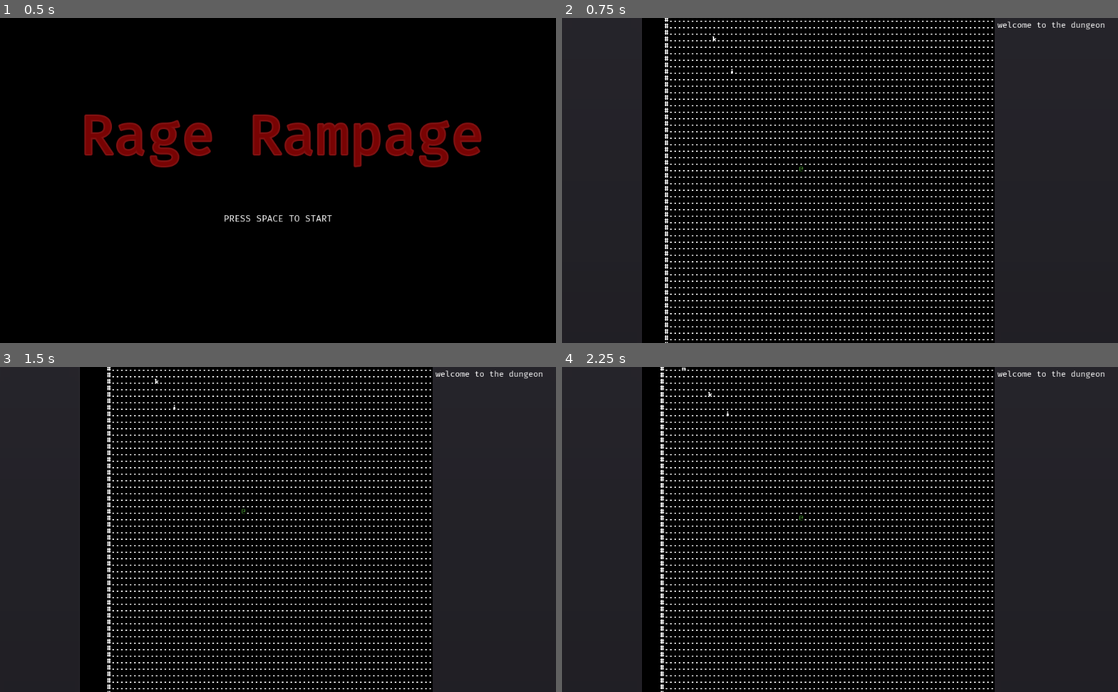
Above: before the commit, frames 1-4 (two rows, left to right).
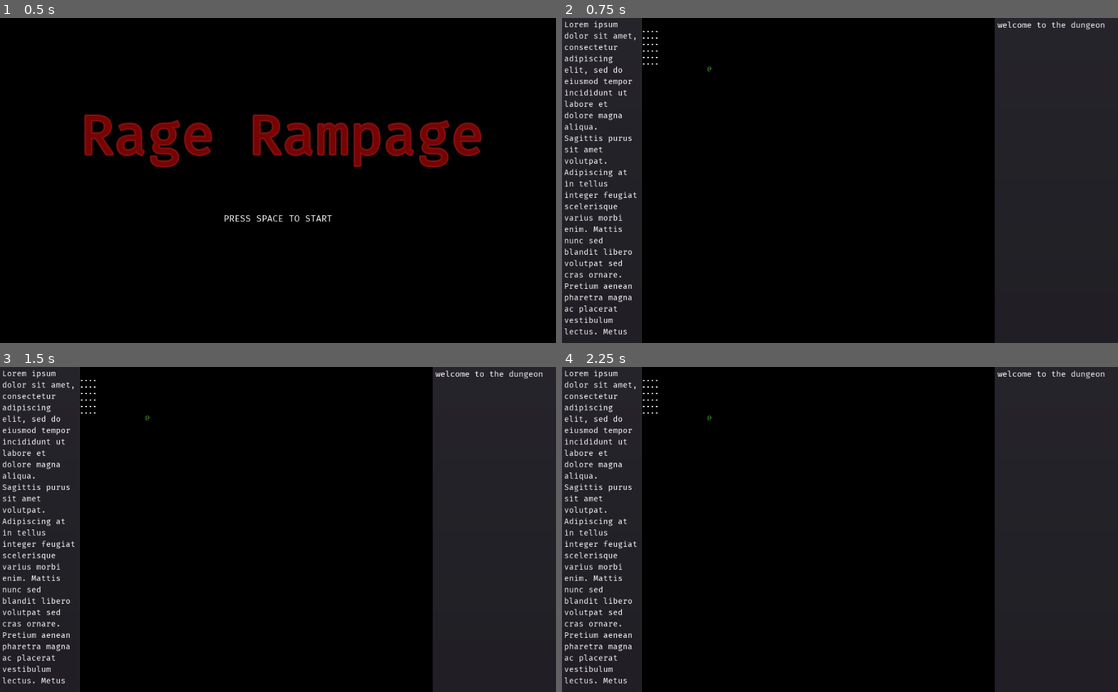
Above: after the commit, the same moments.

Repository: redxaxder/7DRL2022
Game: Godot game, scene res://scenes/root.tscn
The game is run twice, just before and just after one commit, with the same random seed, the same clock (stepped at 60 frames per second) and the same inputs.
Inputs:
- Up to frame 1 (0.5 s): no input
- Up to frame 2 (0.75 s): tap Space (action) at 0.5 s; hold Right (right) from 0.53 s (still down); hold Space (action) from 0.53 s (still down)
- Up to frame 3 (1.5 s): release Right (right) at 1.28 s; release Space (action) at 1.28 s; hold Down (down) from 1.28 s (still down); tap . (pass) at 1.35 s
- Up to frame 4 (2.25 s): tap Enter at 2 s; release Down (down) at 2.03 s; hold Right (right) from 2.03 s (still down); hold Space (action) from 2.03 s (still down)

Frame 1 is identical in both runs. In frame 2, 9.0% of the frame differs, in the area x 0-78%, y 0-100%; in frame 3, 8.9%; in frame 4, 9.0%.
Error after the commit: Parse Error: The identifier "Weapon" isn't a valid type (not a script or class), or couldn't be found on base "self". (res://sprites/pc.gd:16)

Commit message:
merge

Diff:
--- a/project.godot
+++ b/project.godot
@@ -29,15 +29,15 @@
 "language": "GDScript",
 "path": "res://lib/const.gd"
 }, {
+"base": "Reference",
+"class": "Dir",
+"language": "GDScript",
+"path": "res://lib/dir.gd"
+}, {
 "base": "Mob",
 "class": "Door",
 "language": "GDScript",
 "path": "res://sprites/door.gd"
-}, {
-"base": "Reference",
-"class": "Dir",
-"language": "GDScript",
-"path": "res://lib/dir.gd"
 }, {
 "base": "Node",
 "class": "LocationService",
@@ -68,26 +68,20 @@
 "class": "Terrain",
 "language": "GDScript",
 "path": "res://scenes/terrain.gd"
-}, {
-"base": "Pickup",
-"class": "Weapon",
-"language": "GDScript",
-"path": "res://pickups/weapon.gd"
 } ]
 _global_script_class_icons={
 "Actor": "",
 "Attack": "",
 "CombatLog": "",
 "Const": "",
+"Dir": "",
 "Door": "",
-"Dir": "",
 "LocationService": "",
 "Mob": "",
 "PC": "",
 "Pickup": "",
 "Screen": "",
-"Terrain": "",
-"Weapon": ""
+"Terrain": ""
 }
 
 [application]
